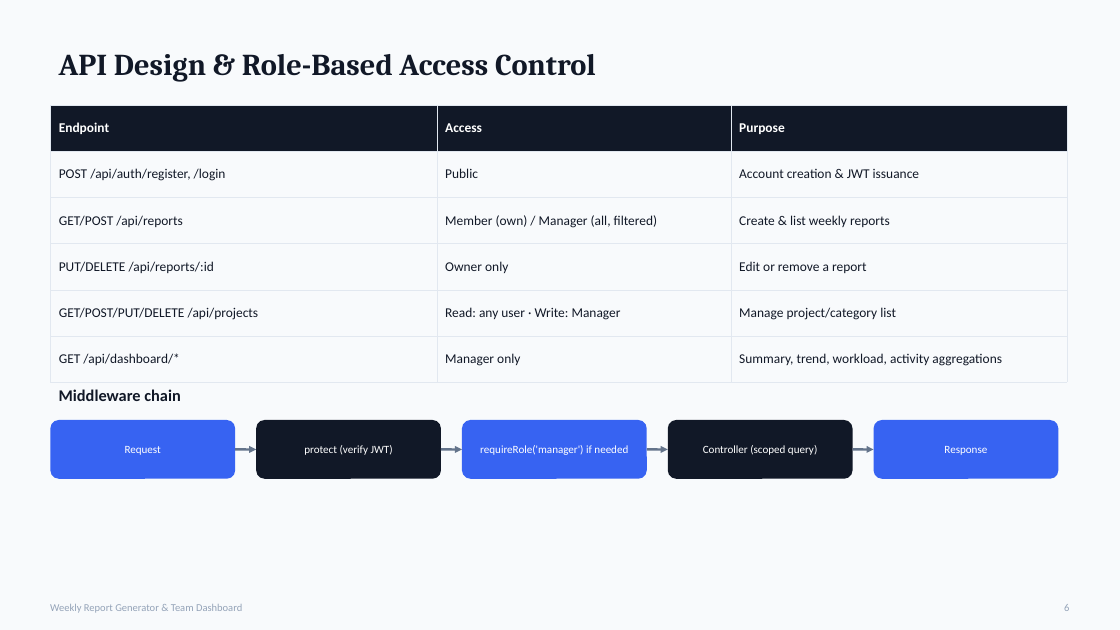
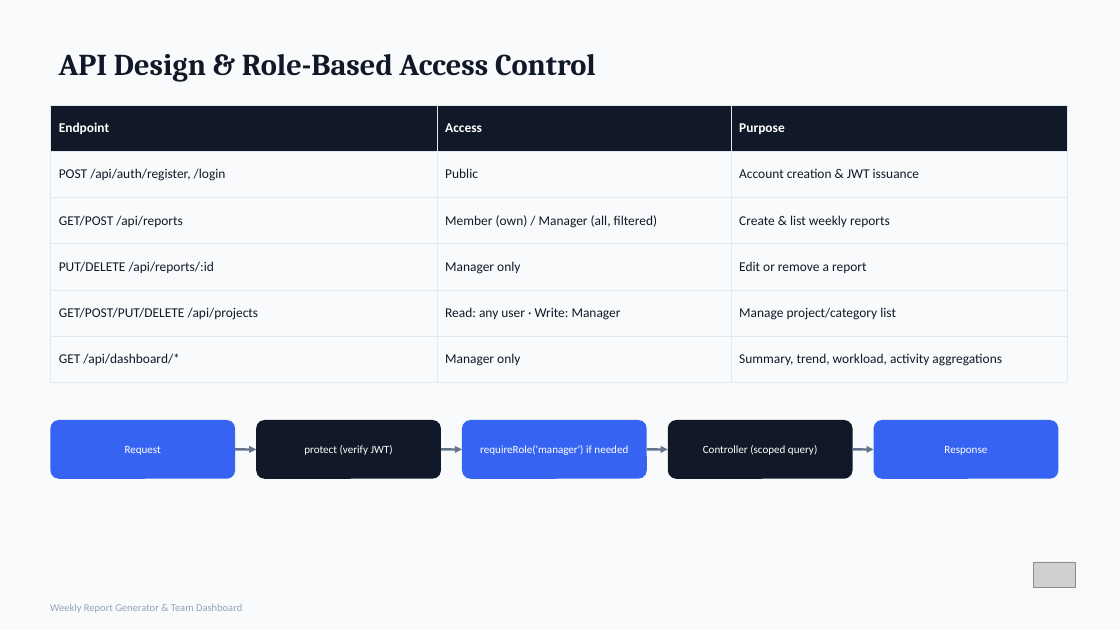
Before and after one commit to YasinthaWanasundara/weekly-report-system, a slide deck: slide 6 of Weekly_Report_Dashboard_Presentation.pptx. Drawn at 1120x630 pixels with LibreOffice and Linux fonts; fonts in the diff are those of the drawing; grey boxes stand for pictures. Boxes give left, top, right and bottom in pixels: in the first picture for what was removed or moved away, otherwise in the second. Text is boxed around its words. In the diff, an @@ line names an element or a change of style, - is before the commit and + after.

```diff
--- a/Weekly_Report_Dashboard_Presentation.pptx
+++ b/Weekly_Report_Dashboard_Presentation.pptx
@@ table at <box>50,105,1067,382</box> @@
-row 4, column 2: Owner only
+row 4, column 2: Manager only
@@ text removed at <box>59,389,180,401</box> @@
-Middleware chain
@@ picture added at <box>1033,562,1075,588</box> @@
@@ text removed at <box>1064,604,1069,611</box> @@
-6
```
Also in this commit, not shown: 8 other slides changed, 1 slide removed, 2 other files.
